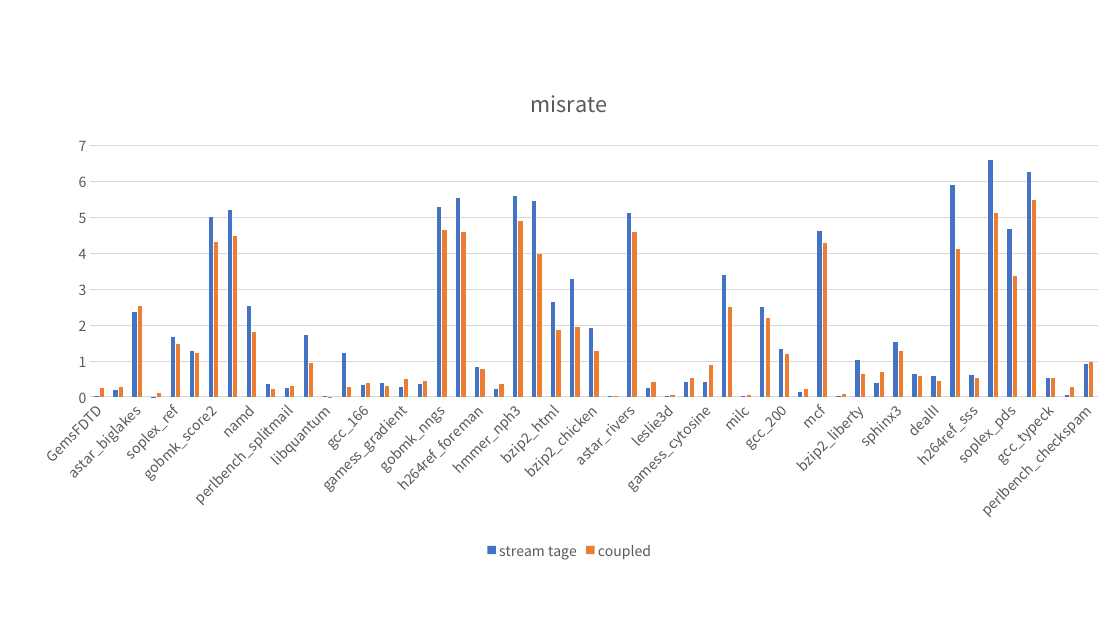
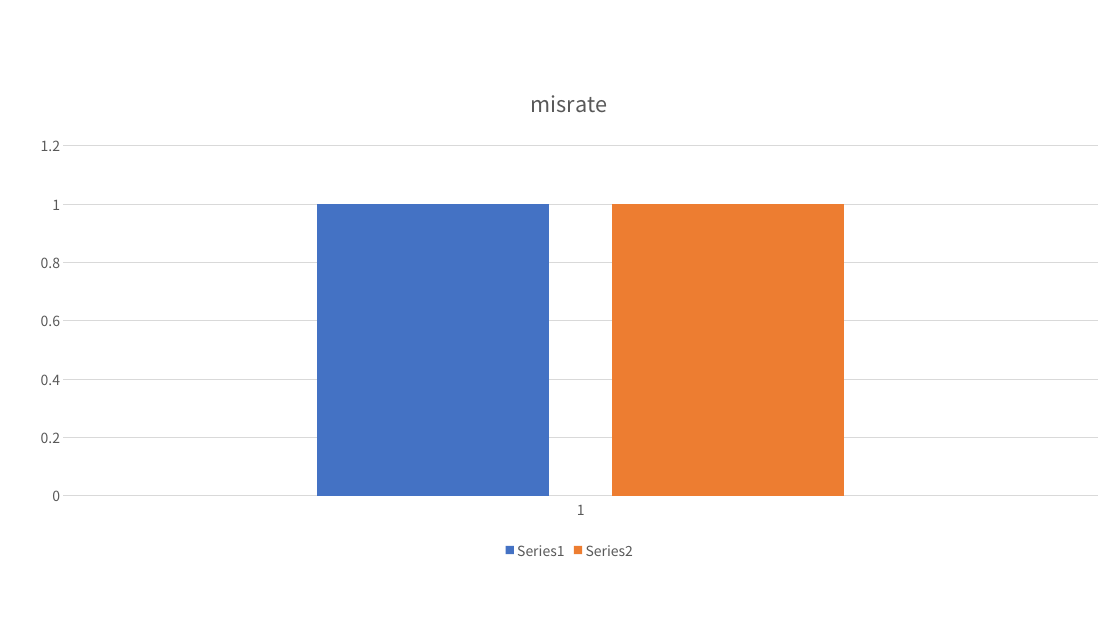
Before and after one commit to MaxKev1n/decoupled_frontend_stat, a slide deck: slide 3 of graph.pptx (slide 2 before the commit). Drawn at 1120x630 pixels with LibreOffice and Linux fonts; fonts in the diff are those of the drawing. Boxes give left, top, right and bottom in pixels: in the first picture for what was removed or moved away, otherwise in the second. Text is boxed around its words. In the diff, an @@ line names an element or a change of style, - is before the commit and + after.

```diff
--- a/graph.pptx
+++ b/graph.pptx
@@ column chart at (x1=18, y1=66, x2=1120, y2=565) @@
-categories: GemsFDTD, perlbench_diffmail, astar_biglakes, bwaves, soplex_ref, omnetpp, gobmk_score2, hmmer_retro, namd, lbm, perlbench_splitmail, gcc_scilab, libquantum, cactusADM, gcc_166, xalancbmk, gamess_gradient, gcc_s04, gobmk_nngs, gobmk_trevord, h264ref_foreman, gamess_triazolium, hmmer_nph3, bzip2_combined, bzip2_html, gromacs, bzip2_chicken, gcc_expr, astar_rivers, tonto, leslie3d, gcc_cpdecl, gamess_cytosine, bzip2_program, milc, sjeng, gcc_200, gcc_g23, mcf, zeusmp, bzip2_liberty, povray, sphinx3, gcc_expr2, dealII, bzip2_source, h264ref_sss, gobmk_13x13, soplex_pds, gobmk_trevorc, gcc_typeck, calculix, perlbench_checkspam
+categories: 1
-stream tage: 0, 0.2, 2.4, 0, 1.7, 1.3, 5, 5.2, 2.5, 0.3, 0.2, 1.7, 0, 1.2, 0.3, 0.4, 0.3, 0.4, 5.3, 5.5, 0.8, 0.2, 5.6, 5.5, 2.6, 3.3, 1.9, 0, 5.1, 0.3, 0, 0.4, 0.4, 3.4, 0, 2.5, 1.3, 0.1, 4.6, 0, 1, 0.4, 1.5, 0.6, 0.6, 5.9, 0.6, 6.6, 4.7, 6.3, 0.5, 0, 0.9
+: 1
-coupled: 0.2, 0.3, 2.5, 0.1, 1.5, 1.2, 4.3, 4.5, 1.8, 0.2, 0.3, 1, 0, 0.3, 0.4, 0.3, 0.5, 0.4, 4.7, 4.6, 0.8, 0.4, 4.9, 4, 1.9, 1.9, 1.3, 0, 4.6, 0.4, 0, 0.5, 0.9, 2.5, 0.1, 2.2, 1.2, 0.2, 4.3, 0.1, 0.6, 0.7, 1.3, 0.6, 0.4, 4.1, 0.5, 5.1, 3.4, 5.5, 0.5, 0.3, 1
+: 1
```
Also in this commit, not shown: 1 other slide changed, 1 slide added, 36 other files.
